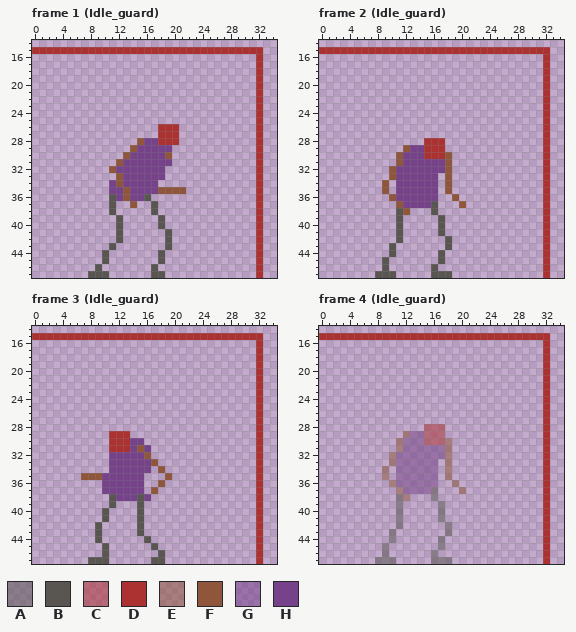
Pixel-art file, stored at RawResource/t.aseprite. This is how it looked before the edit.
48x48 pixels, 23 frames. Pixels under 10% opacity are left out. Colours within 5 levels of each other are drawn and written as one. Shown: frame 1 (Idle_guard): x 0..34, y 14..47; frame 2 (Idle_guard): x 0..34, y 14..47; frame 3 (Idle_guard): x 0..34, y 14..47; frame 4 (Idle_guard): x 0..34, y 14..47. The commit also changed other frames, which this record leaves out.
Visible layers, top first: "sketch", "border".
Palette (. is transparent): A #5956528a  B #595652  C #ac32328a  D #ac3232  E #8f563b8a  F #8f563b  G #76428a8a  H #76428a
Pixels before, frame 1 (Idle_guard), first column x 0:
15 DDDDDDDDDDDDDDDDDDDDDDDDDDDDDDDDD
16 ................................D
17 ................................D
18 ................................D
19 ................................D
20 ................................D
21 ................................D
22 ................................D
23 ................................D
24 ................................D
25 ................................D
26 ..................DDD...........D
27 ..................DDD...........D
28 ...............FHHDDD...........D
29 ..............FHHHHH............D
30 .............FHHHHHF............D
31 ............FHHHHHHH............D
32 ...........FHHHHHHH.............D
33 ............FHHHHHH.............D
34 ...........HFHHHHH..............D
35 ...........HHFHHHHFFFF..........D
36 ...........BHFHHB...............D
37 ...........B..F..B..............D
38 ...........B.....B..............D
39 ............B.....B.............D
40 ............B.....B.............D
41 ............B......B............D
42 ............B......B............D
43 ...........B.......B............D
44 ..........B.......B.............D
45 ..........B.......B.............D
46 .........B.......B..............D
47 ........BBB......BB.............D
Pixels before, frame 2 (Idle_guard), first column x 0:
15 DDDDDDDDDDDDDDDDDDDDDDDDDDDDDDDDD
16 ................................D
17 ................................D
18 ................................D
19 ................................D
20 ................................D
21 ................................D
22 ................................D
23 ................................D
24 ................................D
25 ................................D
26 ................................D
27 ................................D
28 ...............DDD..............D
29 ............FHHDDD..............D
30 ...........FHHHDDDF.............D
31 ...........FHHHHHHF.............D
32 ..........FHHHHHHHF.............D
33 ..........FHHHHHH.F.............D
34 .........F.HHHHHH.F.............D
35 .........F.HHHHHH.F.............D
36 ..........FHHHHHH..F............D
37 ...........FHHHHB...F...........D
38 ...........BF...B...............D
39 ...........B.....B..............D
40 ...........B.....B..............D
41 ...........B.....B..............D
42 ...........B......B.............D
43 ..........B.......B.............D
44 ..........B......B..............D
45 .........B.......B..............D
46 .........B......B...............D
47 ........BBB.....BBB.............D
Pixels before, frame 3 (Idle_guard), first column x 0:
15 DDDDDDDDDDDDDDDDDDDDDDDDDDDDDDDDD
16 ................................D
17 ................................D
18 ................................D
19 ................................D
20 ................................D
21 ................................D
22 ................................D
23 ................................D
24 ................................D
25 ................................D
26 ................................D
27 ................................D
28 ................................D
29 ...........DDD..................D
30 ...........DDDHH................D
31 ...........DDDHFH...............D
32 ...........HHHHHF...............D
33 ...........HHHHHHF..............D
34 ...........HHHHHH.F.............D
35 .......FFFHHHHHH...F............D
36 ..........HHHHHH..F.............D
37 ..........HHHHHH.F..............D
38 ...........BHHHBH...............D
39 ...........B...B................D
40 ..........B....B................D
41 ..........B....B................D
42 .........B.....B................D
43 .........B.....B................D
44 .........B......B...............D
45 ..........B......B..............D
46 ..........B.......B.............D
47 ........BBB......BB.............D
Pixels before, frame 4 (Idle_guard), first column x 0:
15 DDDDDDDDDDDDDDDDDDDDDDDDDDDDDDDDD
16 ................................D
17 ................................D
18 ................................D
19 ................................D
20 ................................D
21 ................................D
22 ................................D
23 ................................D
24 ................................D
25 ................................D
26 ................................D
27 ................................D
28 ...............CCC..............D
29 ............EGGCCC..............D
30 ...........EGGGCCCE.............D
31 ...........EGGGGGGE.............D
32 ..........EGGGGGGGE.............D
33 ..........EGGGGGG.E.............D
34 .........E.GGGGGG.E.............D
35 .........E.GGGGGG.E.............D
36 ..........EGGGGGG..E............D
37 ...........EGGGGA...E...........D
38 ...........AE...A...............D
39 ...........A.....A..............D
40 ...........A.....A..............D
41 ...........A.....A..............D
42 ...........A......A.............D
43 ..........A.......A.............D
44 ..........A......A..............D
45 .........A.......A..............D
46 .........A......A...............D
47 ........AAA.....AAA.............D
Now the later version:
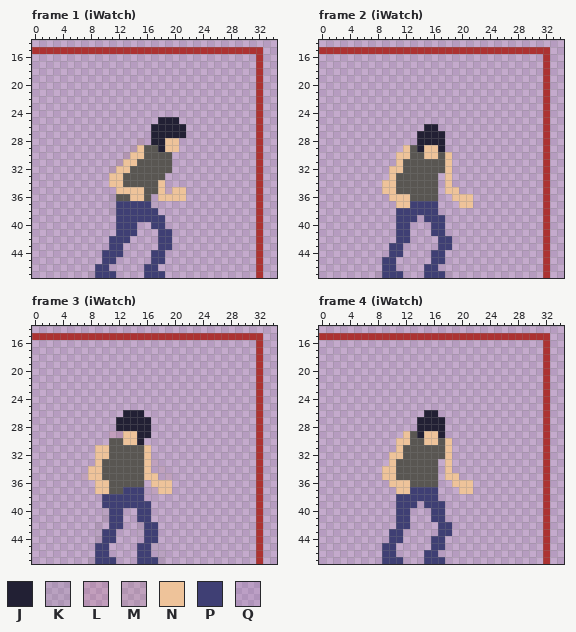
Colours new in this view: J #222034  K #5956521a  L #ac32321a  M #8f563b1a  N #eec39a  P #3f3f74  Q #76428a1a
Change:
layer "sketch" opacity 100% -> 10%
layer "base" now shown
Changed rows in their new state; - is an unchanged pixel.
Frame 1 (iWatch):
first column x 8:
25 ----------JJJ-
26 ---------JJJJJ
27 ---------JJJJJ
28 -------MQJJNN-
29 ------MNBBJNN-
30 -----MNNBBBB--
31 ----MNNBBBBB--
32 ---MNNBBBBBB--
33 ---NNBBBBBB---
34 ---NNBBBBBN---
35 ---QNNNNBBNMNN
36 ---KBBNN--NNNN
37 ---KPPPPPK----
38 ---KPPPPPP----
39 ----PPPPPPP---
40 ----PPP--PP---
41 ----PPP---PP--
42 ---PPP----PP--
43 ---PP-----PP--
44 --PPP----PP---
45 --PP-----PP---
46 -PP-----PP----
47 KPPP----PPP---
Frame 2 (iWatch):
first column x 8:
26 -------JJ-----
27 ------JJJJ----
28 ------JJJJ----
29 ----NBJNNJ----
30 ---NNBBNNBN---
31 ---NBBBBBBN---
32 --NNBBBBBBN---
33 --NBBBBBB-N---
34 -NNBBBBBB-N---
35 -NNBBBBBB-NN--
36 --NNNBBBB--NNN
37 ---NNPPPP---NN
38 ---PPPPPP-----
39 ---PPP-PPP----
40 ---PP---PP----
41 ---PP---PP----
42 ---PP----PP---
43 --PP-----PP---
44 --PP----PP----
45 -PP-----PP----
46 -PP----PP-----
47 KPPP---PPPK---
Frame 3 (iWatch):
first column x 7:
26 ------JJJ----
27 -----JJJJJ---
28 -----JJJJJ---
29 ----LLNNJJ---
30 ----BBNNJ----
31 --NNBBBBBN---
32 --NNBBBBBN---
33 --NBBBBBBNM--
34 -NNBBBBBBN-M-
35 MNNBBBBBBNN-M
36 --NNBBBBB-NNN
37 --NNBBPPP-MNN
38 ---PPPPPPQ---
39 ---PPPPPPP---
40 ---KPP--PP---
41 ---KPP--PP---
42 --K-PP--KPP--
43 --KPP---KPP--
44 --KPP----PP--
45 --PP----PPK--
46 --PP----PP-K-
47 -KPPP---PPPK-
Frame 4 (iWatch):
first column x 8:
26 -------JJ-----
27 ------JJJJ----
28 ------JJJJ----
29 ----NBJNNJ----
30 ---NNBBNNBN---
31 ---NBBBBBBN---
32 --NNBBBBBBN---
33 --NBBBBBB-N---
34 -NNBBBBBB-N---
35 -NNBBBBBB-NN--
36 --NNNBBBB--NNN
37 ---NNPPPP---NN
38 ---PPPPPP-----
39 ---PPP-PPP----
40 ---PP---PP----
41 ---PP---PP----
42 ---PP----PP---
43 --PP-----PP---
44 --PP----PP----
45 -PP-----PP----
46 -PP----PP-----
47 .PPP---PPP.---
Pixel boxes of the changes (left, top, right, bottom) in both pictures:
changed: (88, 117, 186, 278)
changed: (375, 124, 473, 278)
changed: (81, 410, 172, 564)
changed: (375, 410, 473, 564)
